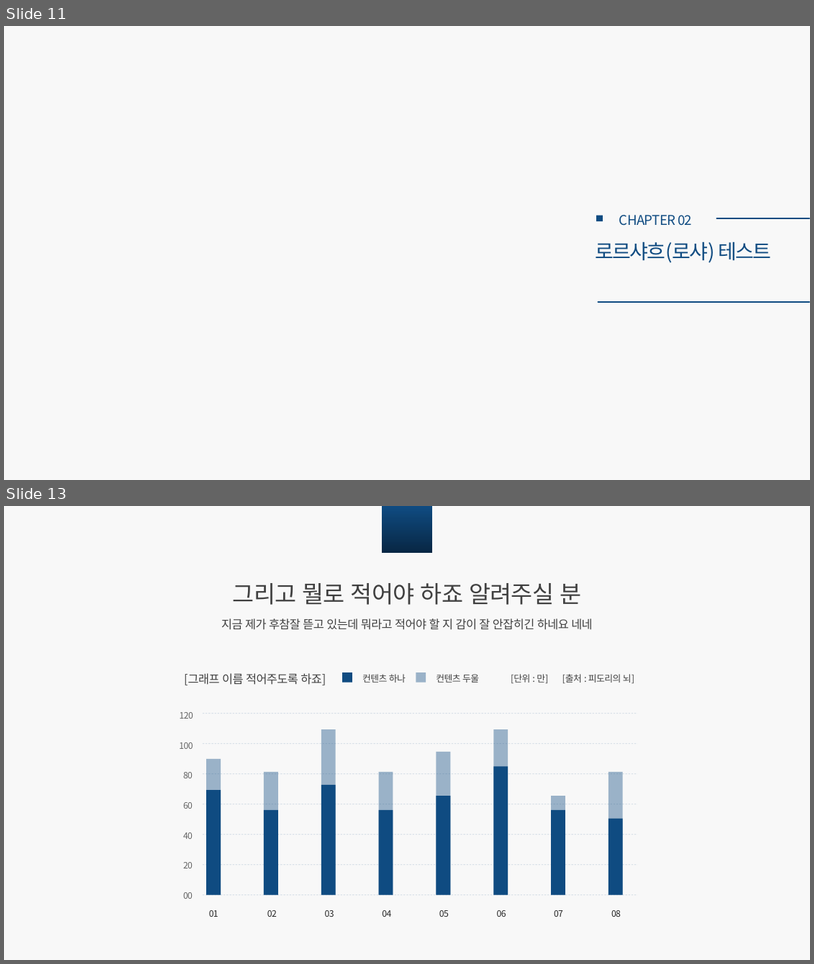
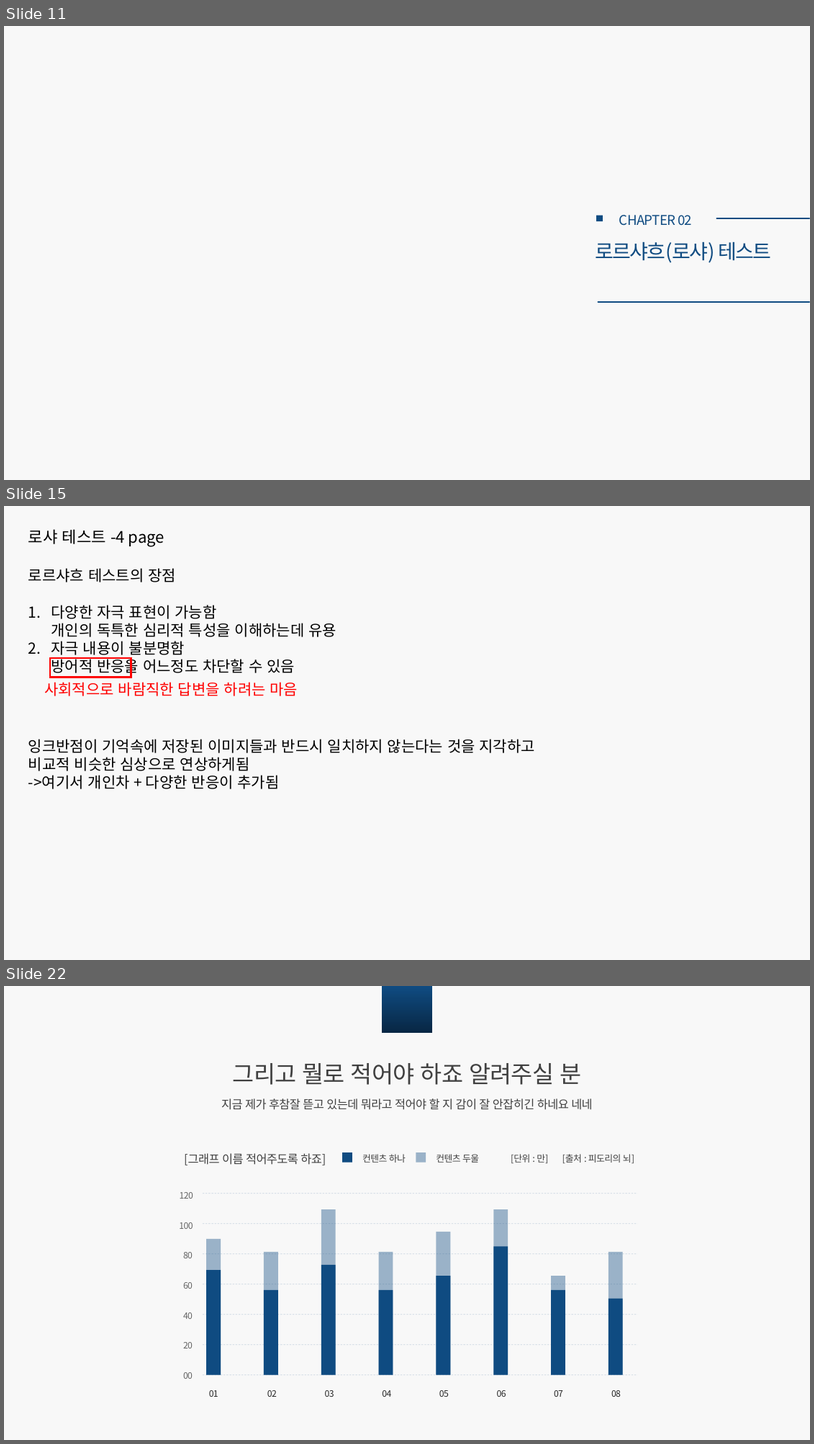
Before and after one commit to CUTE-MOONDO/growing-flowers, a slide deck: 로샤논문.pptx. Shown one above the other, each under a label of ours: slides 11 and 13 before the commit, slides 11, 15 and 22 after it; the slides between them are not shown. The pictures are 814x964 and 814x1444 pixels, drawn with LibreOffice and Linux fonts; fonts in the diff are those of the drawing. Boxes give left, top, right and bottom in pixels: in the first picture for what was removed or moved away, otherwise in the second. Text is boxed around its words. In the diff, an @@ line names an element or a change of style, - is before the commit and + after.

```diff
--- a/로샤논문.pptx
+++ b/로샤논문.pptx
@@ slide 15 added at (4,506,810,960), background #F8F8F8 @@
@@ text added at (28,529,165,547), 19 pt, text #000000 @@
+로샤 테스트 -4 page
@@ text added at (28,568,337,675), 18 pt, text #000000 @@
+로르샤흐 테스트의 장점
+1. 다양한 자극 표현이 가능함
+   개인의 독특한 심리적 특성을 이해하는데 유용
+2. 자극 내용이 불분명함
+   방어적 반응을 어느정도 차단할 수 있음
@@ rectangle added at (50,658,131,677), outline #FF0000 2.25 pt @@
@@ text added at (44,682,298,696), 18 pt, text #FF0000 @@
+사회적으로 바람직한 답변을 하려는 마음
@@ text added at (28,739,535,789), 18 pt, text #000000 @@
+잉크반점이 기억속에 저장된 이미지들과 반드시 일치하지 않는다는 것을 지각하고
+비교적 비슷한 심상으로 연상하게됨
+->여기서 개인차 + 다양한 반응이 추가됨
@@ what was slide 13 is now slide 22 @@
```
Also in this commit, not shown: 1 slide changed, 8 other slides added.
